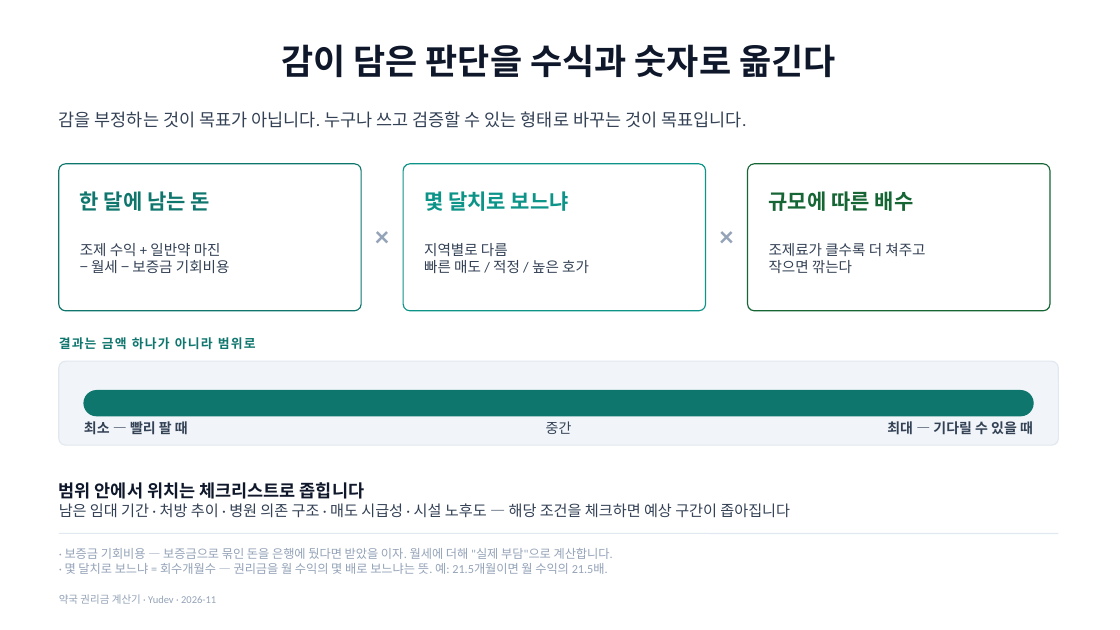
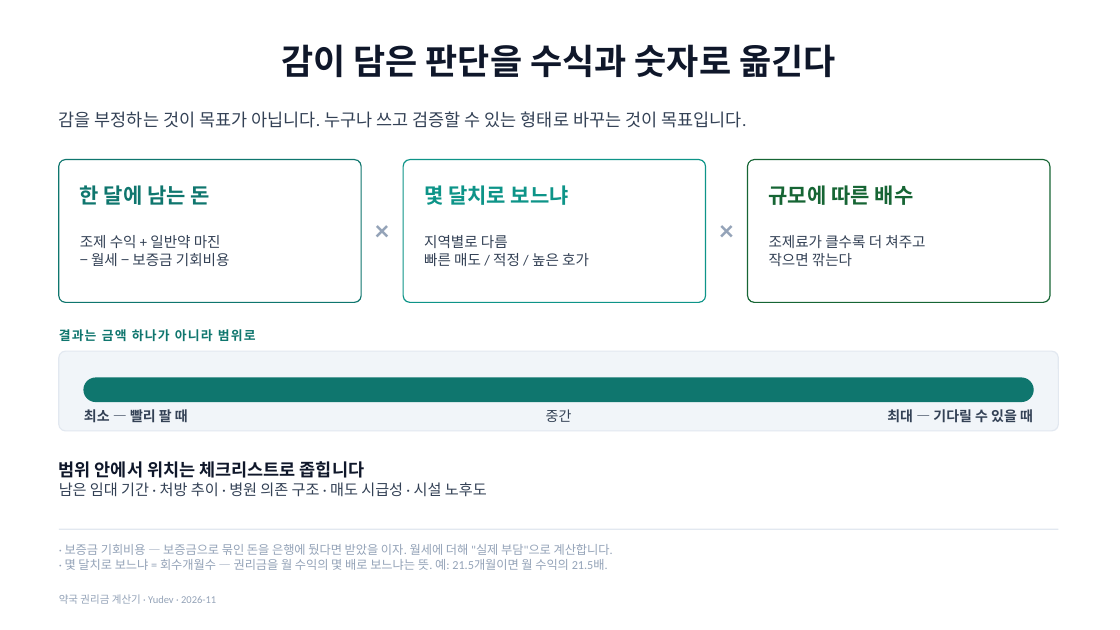
Before and after one commit to YUSEONCHUN/calculating, a slide deck: slide 5 of doc/slides/권리금계산기_프로젝트.pptx (slide 4 before the commit). Drawn at 1120x630 pixels with LibreOffice and Linux fonts; fonts in the diff are those of the drawing. Boxes give left, top, right and bottom in pixels: in the first picture for what was removed or moved away, otherwise in the second. Text is boxed around its words. In the diff, an @@ line names an element or a change of style, - is before the commit and + after.

```diff
--- a/doc/slides/권리금계산기_프로젝트.pptx
+++ b/doc/slides/권리금계산기_프로젝트.pptx
@@ rounded rectangle: place and size @@
-rounded rectangle at (59, 164, 361, 311)
+rounded rectangle at (59, 160, 361, 302)
@@ rounded rectangle: place and size @@
-rounded rectangle at (403, 164, 706, 311)
+rounded rectangle at (403, 160, 706, 302)
@@ rounded rectangle: place and size @@
-rounded rectangle at (748, 164, 1050, 311)
+rounded rectangle at (748, 160, 1050, 302)
@@ 6 texts, 1 line: place and size @@
-6 texts, 1 line at (59, 191, 1059, 574)
+6 texts, 1 line at (59, 185, 1059, 570)
@@ 4 texts: place and size @@
-4 texts at (59, 243, 925, 349)
+4 texts at (59, 235, 925, 341)
@@ proportions changed in 4 elements at (59, 160, 361, 302), (403, 160, 706, 302), (748, 160, 1050, 302), (59, 351, 1059, 431) @@
@@ rounded rectangle: place and size @@
-rounded rectangle at (59, 361, 1059, 445)
+rounded rectangle at (59, 351, 1059, 431)
@@ 3 texts, 1 rounded rectangle: place and size @@
-3 texts, 1 rounded rectangle at (84, 391, 1033, 438)
+3 texts, 1 rounded rectangle at (84, 378, 1033, 425)
@@ text "범위 안에서 위치는 체크리스트로 좁힙니다": place and size @@
-text "범위 안에서 위치는 체크리스트로 좁힙니다" at (59, 482, 790, 518)
+text "범위 안에서 위치는 체크리스트로 좁힙니다" at (59, 461, 487, 497)
@@ text at (59, 482, 487, 497): text changed @@
-남은 임대 기간 · 처방 추이 · 병원 의존 구조 · 매도 시급성 · 시설 노후도 — 해당 조건을 체크하면 예상 구간이 좁아집니다
+남은 임대 기간 · 처방 추이 · 병원 의존 구조 · 매도 시급성 · 시설 노후도
```
Also in this commit, not shown: 20 other slides changed, 5 slides added, 1 slide removed, 5 other files.
